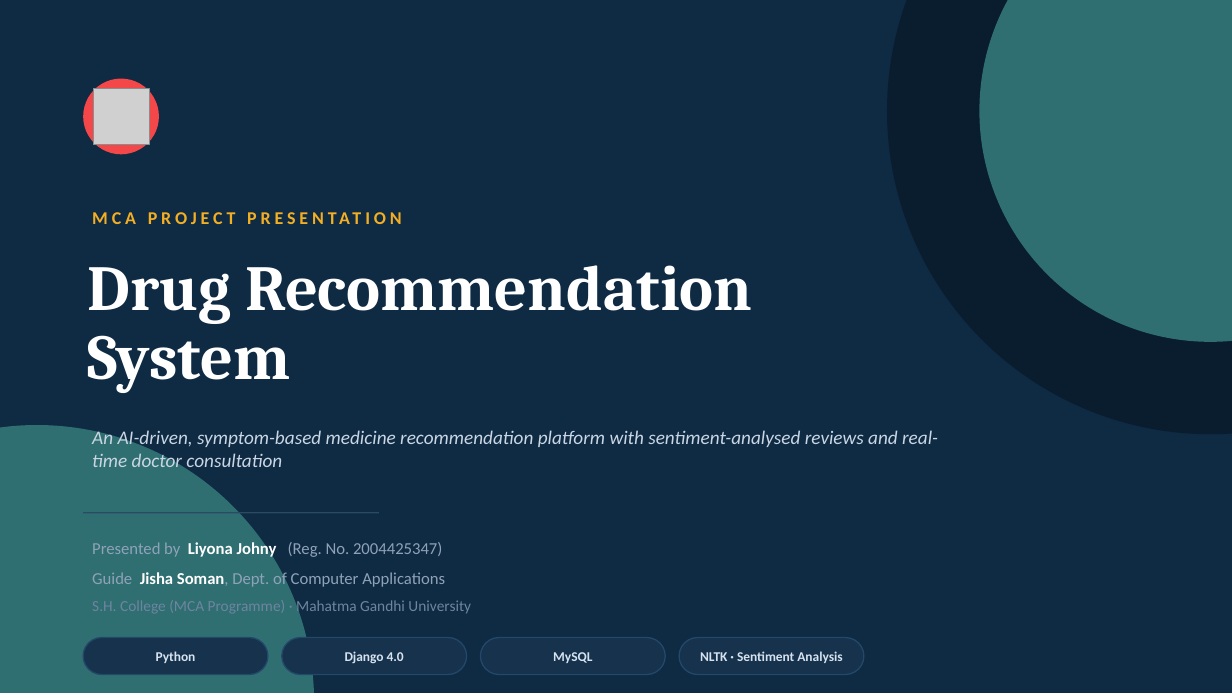
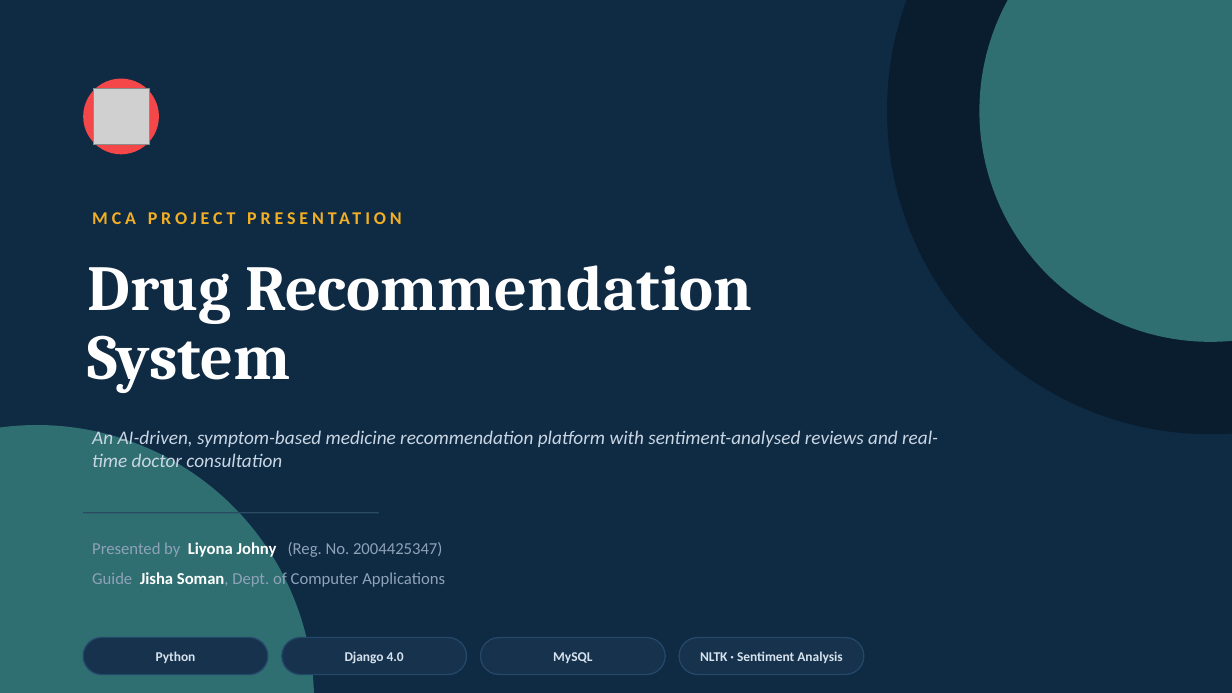
Before and after one commit to LiyonaJohny/drugrecomendation, a slide deck: slide 1 of Drug_Recommendation_System_Presentation.pptx. Drawn at 1232x693 pixels with LibreOffice and Linux fonts; fonts in the diff are those of the drawing; grey boxes stand for pictures. Boxes give left, top, right and bottom in pixels: in the first picture for what was removed or moved away, otherwise in the second. Text is boxed around its words. In the diff, an @@ line names an element or a change of style, - is before the commit and + after.

```diff
--- a/Drug_Recommendation_System_Presentation.pptx
+++ b/Drug_Recommendation_System_Presentation.pptx
@@ text removed at (x1=92, y1=600, x2=471, y2=616) @@
-S.H. College (MCA Programme) · Mahatma Gandhi University
```
Also in this commit, not shown: 1 other slide changed, 27 other files.
